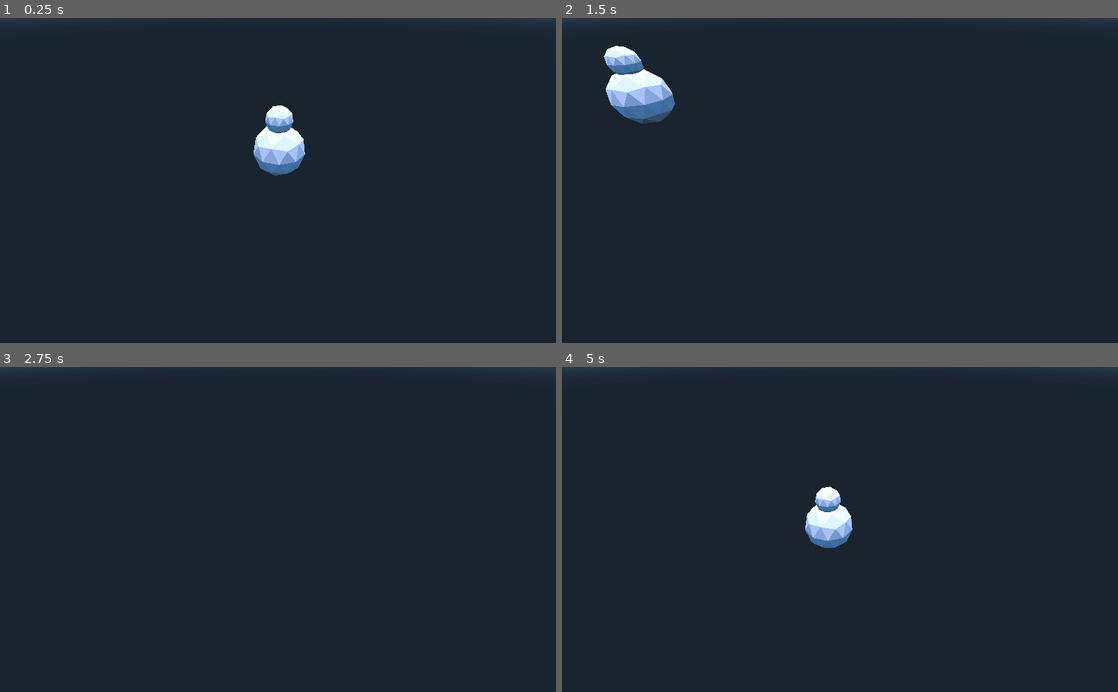
Above: before the commit, frames 1-4 (two rows, left to right).
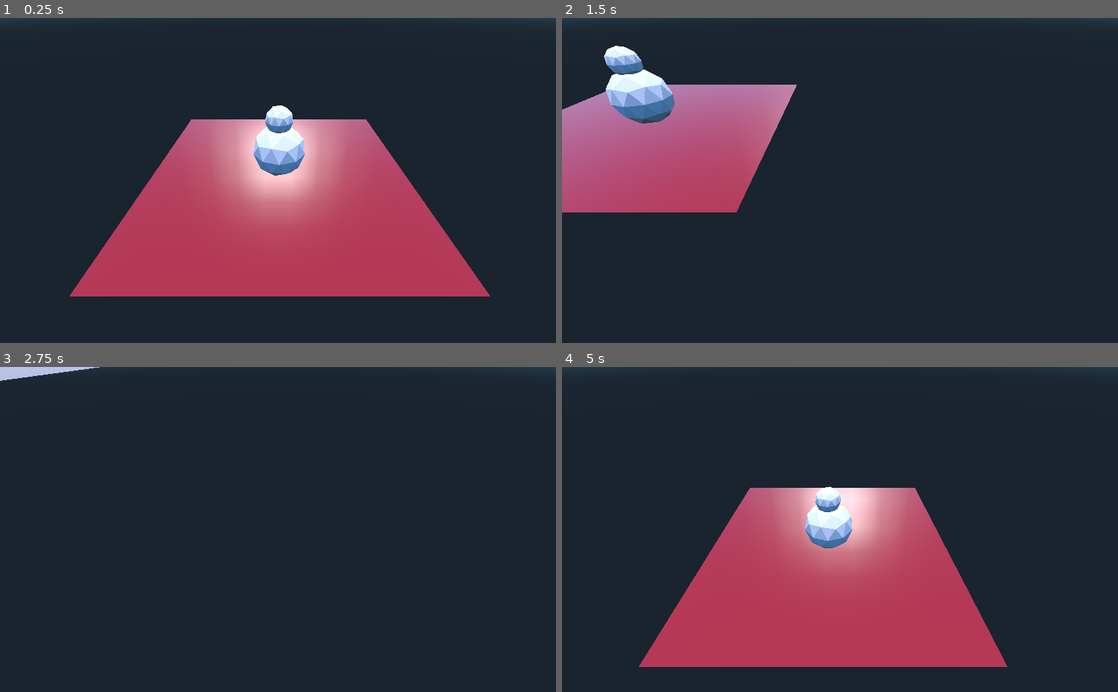
Above: after the commit, the same moments.

Repository: chrisb123/autoverse
Game: Godot game, scene res://main.tscn
Same seed, same stepped clock (60 frames per second), same inputs: the game is played once before the commit and once after it.
Inputs (mouse positions are in pixels of both pictures, inside the frame that each line leads up to):
- Up to frame 1 (0.25 s): no input
- Up to frame 2 (1.5 s): tap Enter at 0.5 s; move the mouse to (962, 164) at 0.52 s; hold Right (ui_right) 0.53-1.28 s; click (962, 164) at 0.67 s; move the mouse to (728, 196) at 1.27 s; hold Down (ui_down) from 1.28 s (still down)
- Up to frame 3 (2.75 s): move the mouse to (333, 458) at 2.02 s; release Down (ui_down) at 2.03 s; hold Right (ui_right) from 2.03 s (still down)
- Up to frame 4 (5 s): move the mouse to (812, 594) at 2.77 s; release Right (ui_right) at 2.78 s; hold Up (ui_up) 2.78-3.53 s; click (812, 594) at 2.92 s; move the mouse to (1006, 578) at 3.52 s; hold Left (ui_left) from 3.53 s (still down); move the mouse to (673, 480) at 4.27 s

The runs differ from the first frame. In frame 1, 28% of the frame differs, in the area x 12-89%, y 31-86%; in frame 2, 13%; in frame 3, 0.4%; in frame 4, 25%.

Commit message:
added basic floor

Diff:
--- a/main.tscn
+++ b/main.tscn
@@ -1,7 +1,67 @@
-[gd_scene load_steps=3 format=2]
+[gd_scene load_steps=5 format=2]
 
 [ext_resource path="res://Models/character.dae" type="PackedScene" id=1]
 [ext_resource path="res://Camera.gd" type="Script" id=2]
+
+[sub_resource type="SpatialMaterial" id=1]
+
+render_priority = 0
+flags_transparent = false
+flags_unshaded = false
+flags_vertex_lighting = false
+flags_no_depth_test = false
+flags_use_point_size = false
+flags_world_triplanar = false
+flags_fixed_size = false
+flags_albedo_tex_force_srgb = false
+vertex_color_use_as_albedo = false
+vertex_color_is_srgb = false
+params_diffuse_mode = 0
+params_specular_mode = 0
+params_blend_mode = 0
+params_cull_mode = 0
+params_depth_draw_mode = 0
+params_line_width = 1.0
+params_point_size = 1.0
+params_billboard_mode = 0
+params_grow = false
+params_use_alpha_scissor = false
+albedo_color = Color( 0.660156, 0.16246, 0.16246, 1 )
+metallic = 0.0
+metallic_specular = 0.5
+metallic_texture_channel = 0
+roughness = 0.0
+roughness_texture_channel = 0
+emission_enabled = false
+normal_enabled = false
+rim_enabled = false
+clearcoat_enabled = false
+anisotropy_enabled = false
+ao_enabled = false
+depth_enabled = false
+subsurf_scatter_enabled = false
+transmission_enabled = false
+refraction_enabled = false
+detail_enabled = false
+uv1_scale = Vector3( 1, 1, 1 )
+uv1_offset = Vector3( 0, 0, 0 )
+uv1_triplanar = false
+uv1_triplanar_sharpness = 1.0
+uv2_scale = Vector3( 1, 1, 1 )
+uv2_offset = Vector3( 0, 0, 0 )
+uv2_triplanar = false
+uv2_triplanar_sharpness = 1.0
+proximity_fade_enable = false
+distance_fade_enable = false
+_sections_unfolded = [ "Albedo", "Vertex Color" ]
+
+[sub_resource type="PlaneMesh" id=2]
+
+lightmap_size_hint = Vector2( 1, 1 )
+material = SubResource( 1 )
+size = Vector2( 10, 10 )
+subdivide_width = 4
+subdivide_depth = 4
 
 [node name="Node" type="Node" index="0"]
 
@@ -54,22 +114,19 @@
 directional_shadow_depth_range = 0
 directional_shadow_max_distance = 200.0
 
-[node name="GridMap" type="GridMap" parent="." index="3"]
+[node name="MeshInstance" type="MeshInstance" parent="." index="3"]
 
 transform = Transform( 1, 0, 0, 0, 1, 0, 0, 0, 1, 0, -1, 0 )
-theme = null
-cell_size = Vector3( 2, 2, 2 )
-cell_octant_size = 8
-cell_center_x = true
-cell_center_y = true
-cell_center_z = true
-cell_scale = 1.0
-collision_layer = 1
-collision_mask = 1
-data = {
-"cells": PoolIntArray(  )
-}
-_sections_unfolded = [ "Cell", "Transform" ]
-__meta__ = {
-"_editor_clip_": 0
-}
+layers = 1
+material_override = null
+cast_shadow = 1
+extra_cull_margin = 0.0
+use_in_baked_light = false
+lod_min_distance = 0.0
+lod_min_hysteresis = 0.0
+lod_max_distance = 0.0
+lod_max_hysteresis = 0.0
+mesh = SubResource( 2 )
+skeleton = NodePath("..")
+material/0 = null
+_sections_unfolded = [ "Transform" ]
